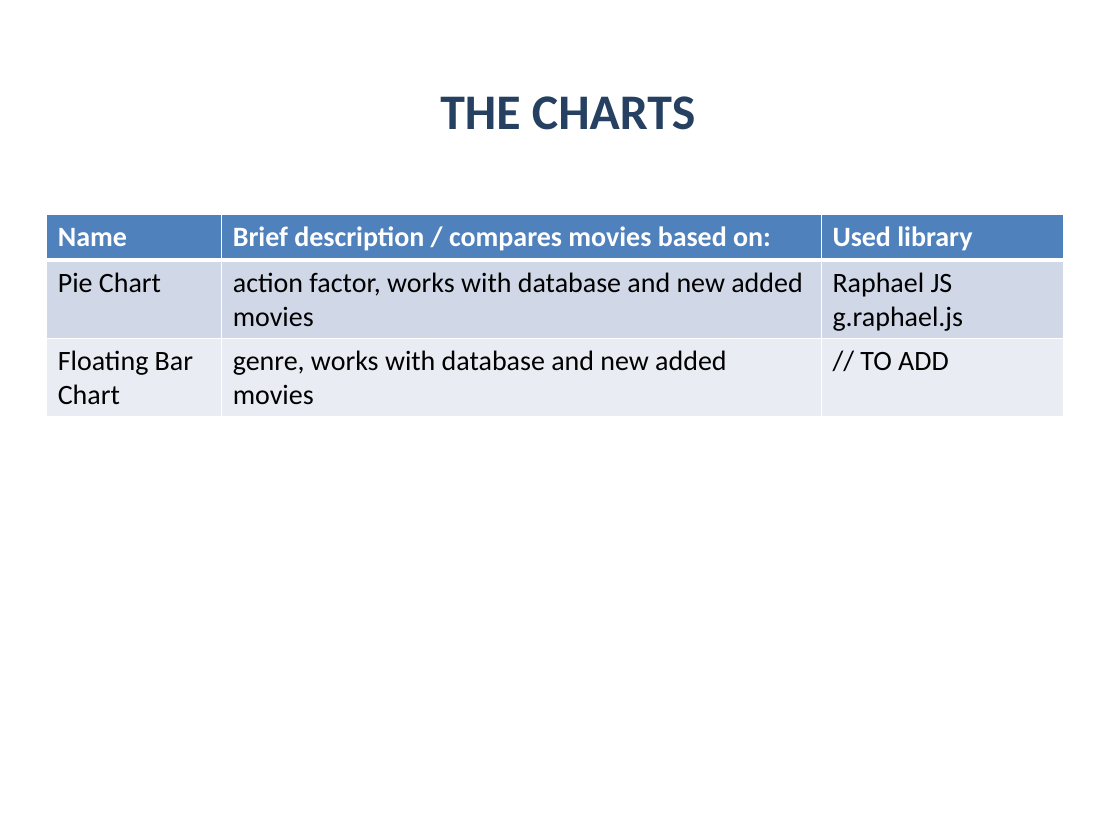
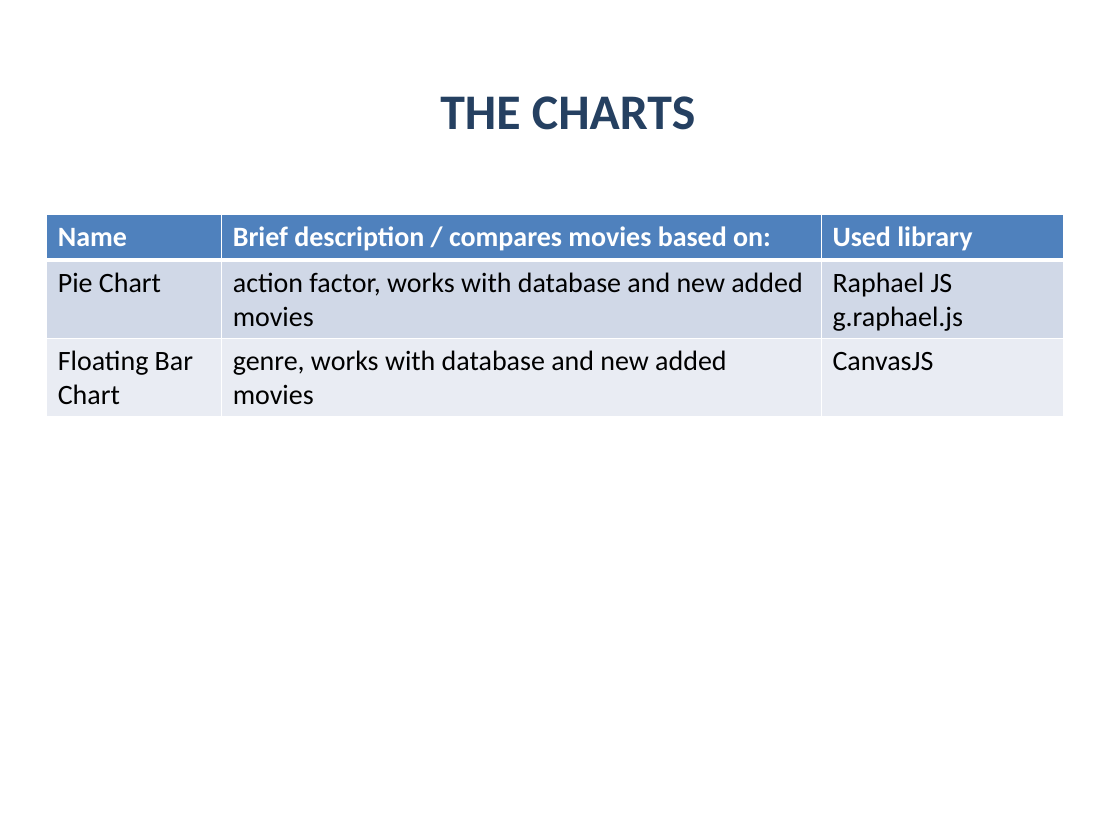
Before and after one commit to Acrelion/JS-Teamwork-Mandarine, a slide deck: slide 6 of Project Documentation/Presentation Mandarine.pptx. Drawn at 1120x840 pixels with LibreOffice and Linux fonts; fonts in the diff are those of the drawing; background and template pictures are left out. Boxes give left, top, right and bottom in pixels: in the first picture for what was removed or moved away, otherwise in the second. Text is boxed around its words. In the diff, an @@ line names an element or a change of style, - is before the commit and + after.

```diff
--- a/Project Documentation/Presentation Mandarine.pptx
+++ b/Project Documentation/Presentation Mandarine.pptx
@@ table at (x1=47, y1=215, x2=1064, y2=418) @@
-row 3, column 3: // TO ADD
+row 3, column 3: CanvasJS
```
Also in this commit, not shown: 4 other slides changed.
